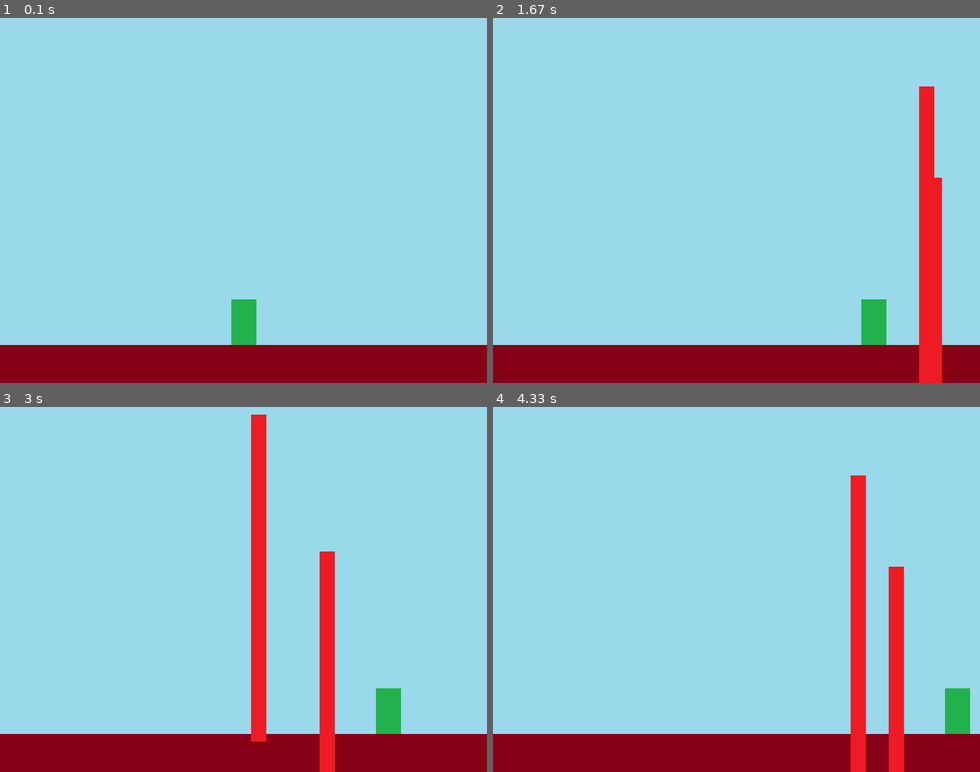
Above: before the commit, frames 1-4 (two rows, left to right).
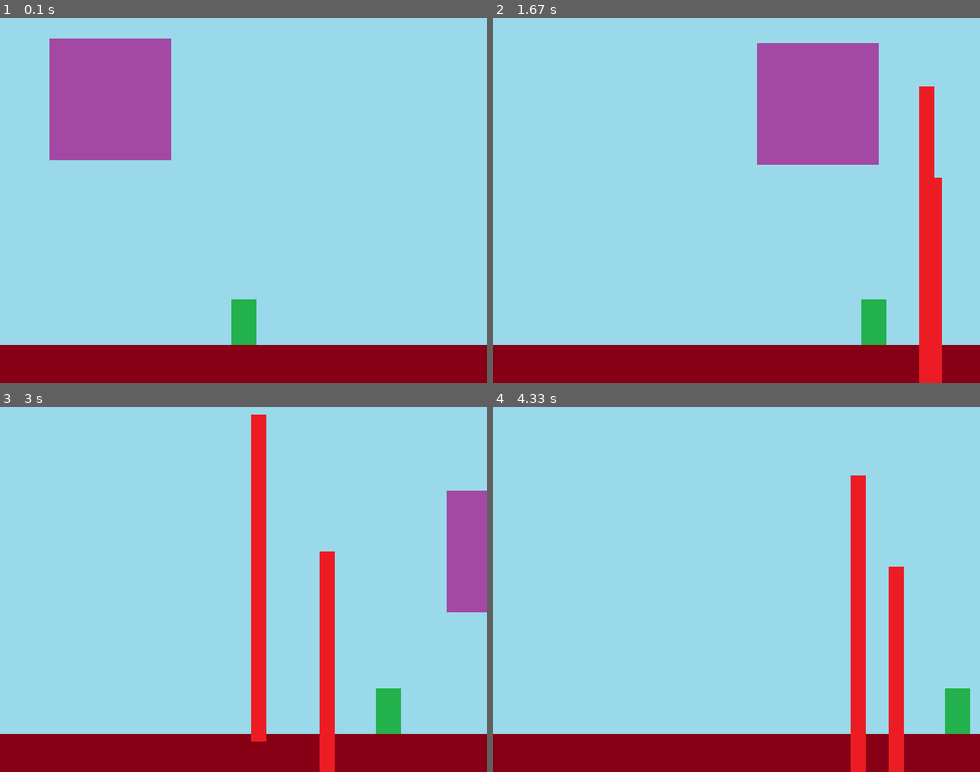
Above: after the commit, the same moments.

Repository: pitca8413/pygame
Game: pygame game, started from py_pang/03. ball.py
Same seed, same stepped clock (60 frames per second), same inputs: the game is played once before the commit and once after it.
Inputs:
- Up to frame 1 (0.1 s): no input
- Up to frame 2 (1.67 s): hold Right 0.33-0.8 s; hold Right 0.83-1.3 s; tap Space at 0.9, 1.2, 1.4 s; hold Left from 1.33 s (still down)
- Up to frame 3 (3 s): tap Space at 1.7, 1.97, 2.27, 2.4, 2.7 s; release Left at 1.87 s; hold Left 1.9-2.3 s; hold Right 2.33-2.97 s
- Up to frame 4 (4.33 s): hold Left 3-3.47 s; tap Space at 3.07, 3.37, 3.57, 3.87, 4.07 s; hold Right 3.5-3.97 s; hold Right from 4 s (still down)

The runs differ from the first frame. In frame 1, 8.3% of the frame differs, in the area x 10-36%, y 5-39%; in frame 2, 8.3%; in frame 3, 2.8%; in frame 4, nothing differs.

Commit message:
공 이동하기

Diff:
--- a/py_pang/03. ball.py
+++ b/py_pang/03. ball.py
@@ -104,13 +104,37 @@
 
     # 천장에 닿은 무기 제거
     weapons = [ [w[0], w[1]] for w in weapons if w[1] > 0]
-    print(weapons)
+    # print(weapons)
+
+    # 공 위치 변경
+    for ball_idx, ball_one in enumerate(balls):
+        # print(ball_idx, ball_one)
+        ball_pos_x = ball_one['pos_x']
+        ball_pos_y = ball_one['pos_y']
+        ball_img_idx = ball_one['img_idx']
+
+        ball_size = ball_images[ball_img_idx].get_rect().size
+        ball_width = ball_size[0]
+        ball_height = ball_size[1]
+
+        if ball_pos_y > screen_height - stage_height - ball_height:
+            ball_one['to_y'] = ball_one['init_spd_y']
+        else:
+            ball_one['to_y'] += 0.5
+        ball_one['pos_x'] += ball_one['to_x']
+        ball_one['pos_y'] += ball_one['to_y']
 
     screen.blit(bg, (0, 0))
     screen.blit(stage, (0, screen_height - stage_height))
     screen.blit(character, (character_x_pos, character_y_pos))
     for one in weapons:
         screen.blit(weapon, (one[0], one[1]))
+
+    for idx, one in enumerate(balls):
+        ball_pos_x = one['pos_x']
+        ball_pos_y = one['pos_y']
+        ball_img_idx = one['img_idx']
+        screen.blit(ball_images[ball_img_idx], (ball_pos_x, ball_pos_y))
     pygame.display.update()
 
 # 파이게임 종료
